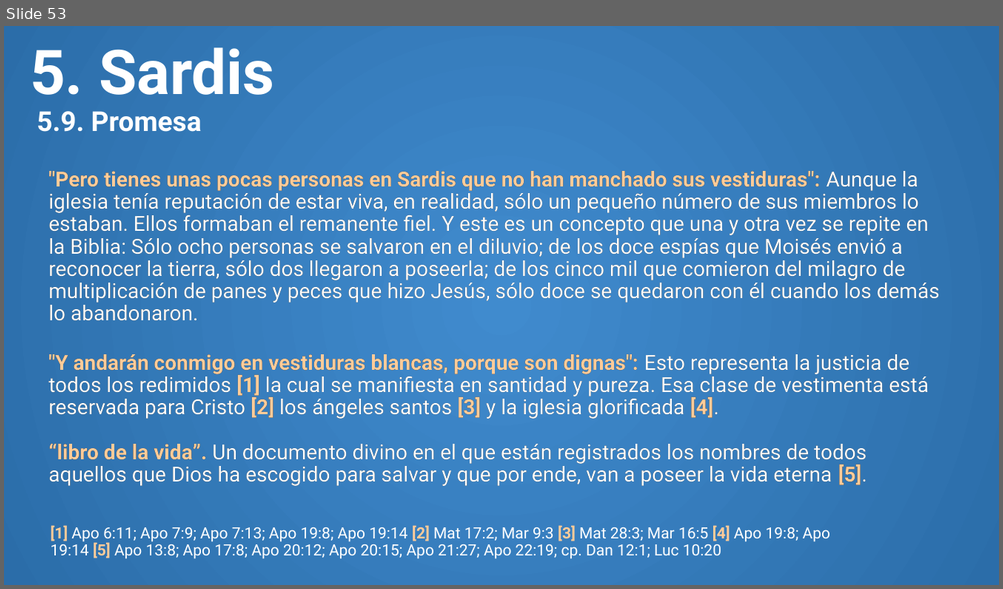
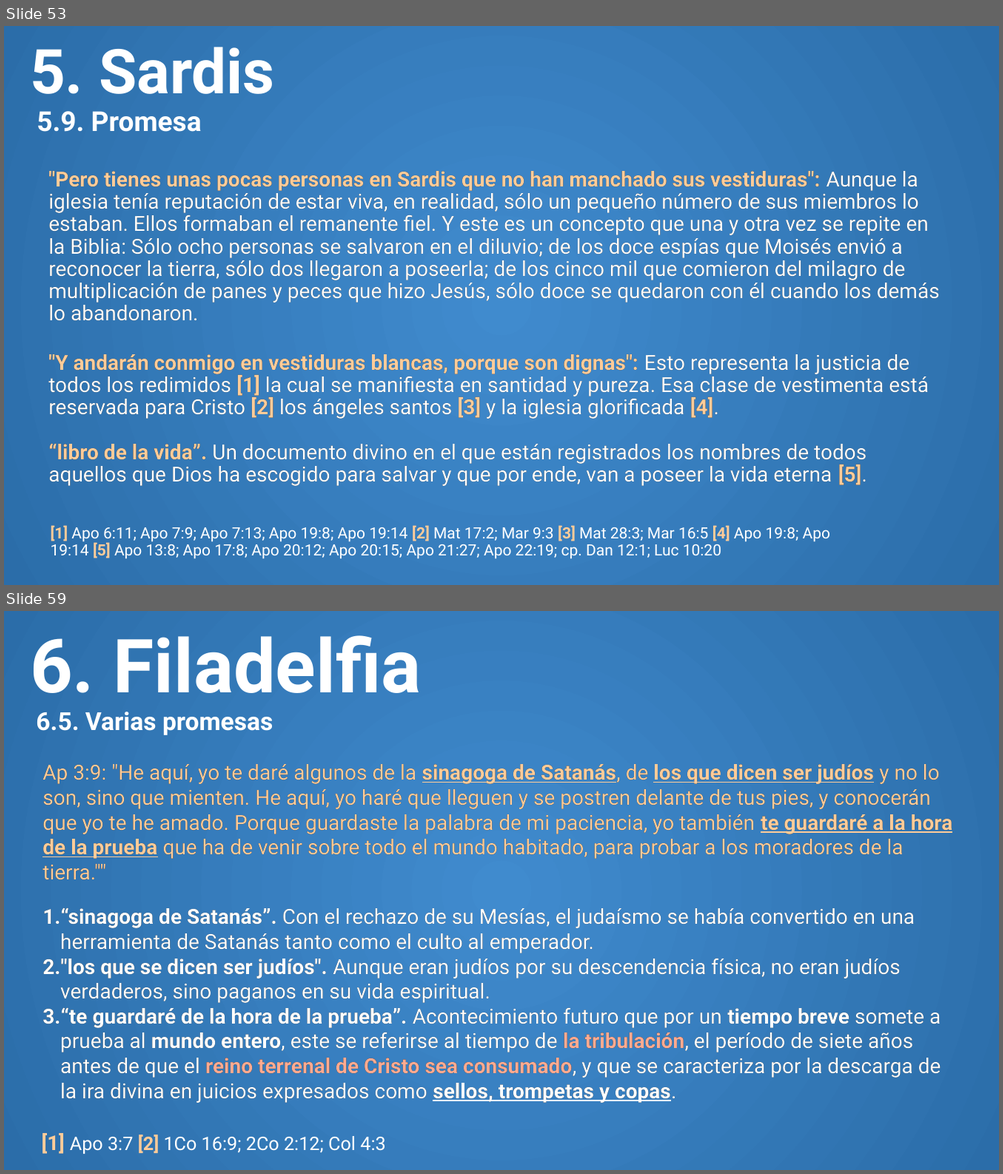
Before and after one commit to CreyTuning/documents, a slide deck: slideshow/Apocalipsis/3. Capitulo 2-3.pptm. Shown one above the other, each under a label of ours: slide 53 before the commit, slides 53 and 59 after it; the slides between them are not shown. The pictures are 1003x589 and 1003x1174 pixels, drawn with LibreOffice and Linux fonts; fonts in the diff are those of the drawing. Boxes give left, top, right and bottom in pixels: in the first picture for what was removed or moved away, otherwise in the second. Text is boxed around its words. In the diff, an @@ line names an element or a change of style, - is before the commit and + after.

Commit message:
laodicea y filadelfia

```diff
--- a/slideshow/Apocalipsis/3. Capitulo 2-3.pptm
+++ b/slideshow/Apocalipsis/3. Capitulo 2-3.pptm
@@ slide 59 added at [4,611,999,1170], background gradient #408BCE to #2B6DA9 @@
@@ title added at [30,635,421,735], 24 pt, text #FFFFFF, bold @@
+6. Filadelfia
+6.5. Varias promesas
@@ text added at [42,764,952,1103], 20 pt, text #FFFFFF @@
+Ap 3:9: "He aquí, yo te daré algunos de la sinagoga de Satanás, de los que dicen ser judíos y no lo son, sino que mienten. He aquí, yo haré que lleguen y se postren delante de tus pies, y conocerán que yo te he amado. Porque guardaste la palabra de mi paciencia, yo también te guardaré a la hora de la prueba que ha de venir sobre todo el mundo habitado, para probar a los moradores de la tierra.""
+1. “sinagoga de Satanás”. Con el rechazo de su Mesías, el judaísmo se había convertido en una herramienta de Satanás tanto como el culto al emperador.
+2. "los que se dicen ser judíos". Aunque eran judíos por su descendencia física, no eran judíos verdaderos, sino paganos en su vida espiritual.
+3. “te guardaré de la hora de la prueba”. Acontecimiento futuro que por un tiempo breve somete a prueba al mundo entero, este se referirse al tiempo de la tribulación, el período de siete años antes de que el reino terrenal de Cristo sea consumado, y que se caracteriza por la descarga de la ira divina en juicios expresados como sellos, trompetas y copas.
@@ text added at [42,1133,385,1154], 18 pt, text #FFFFFF @@
+[1] Apo 3:7 [2] 1Co 16:9; 2Co 2:12; Col 4:3
```
Also in this commit, not shown: 18 other slides added, 1 other file.
